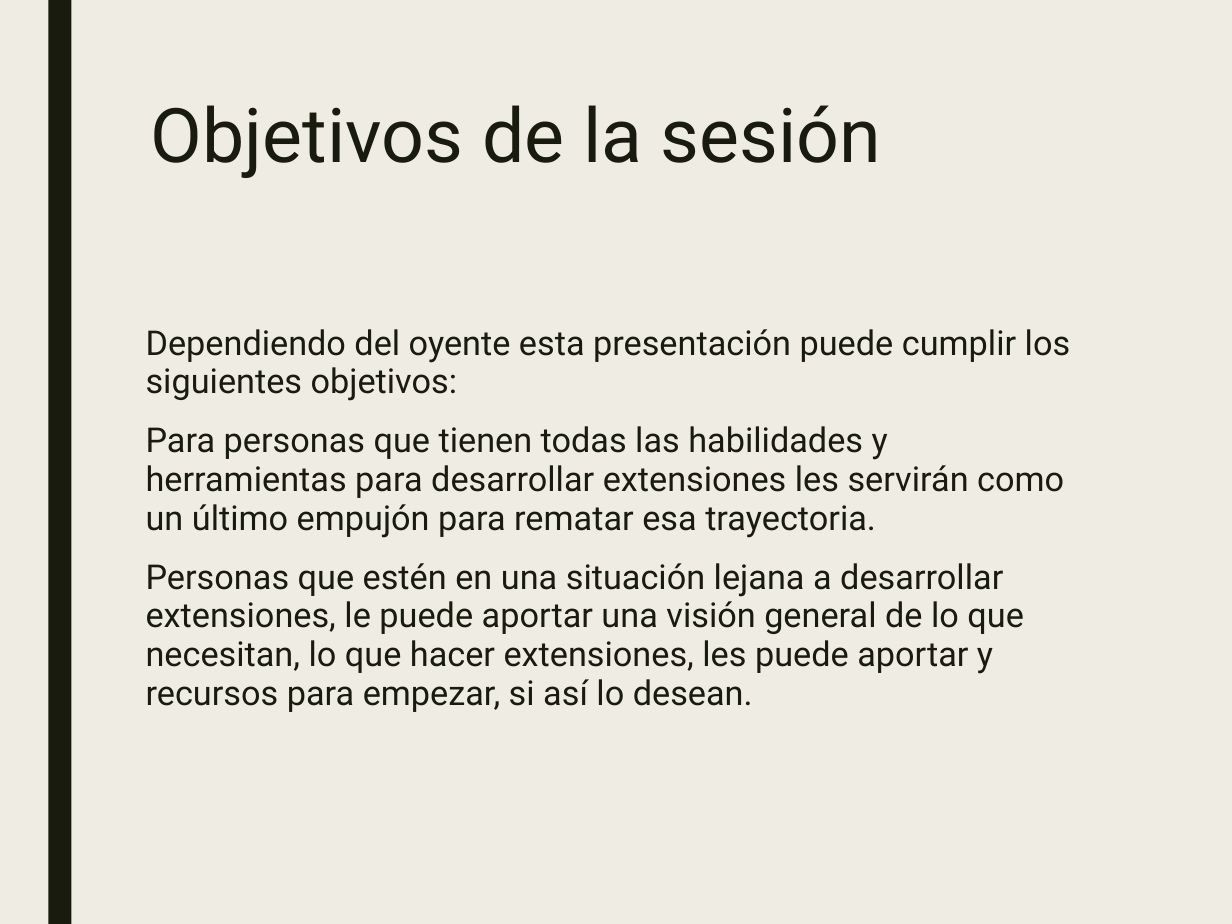
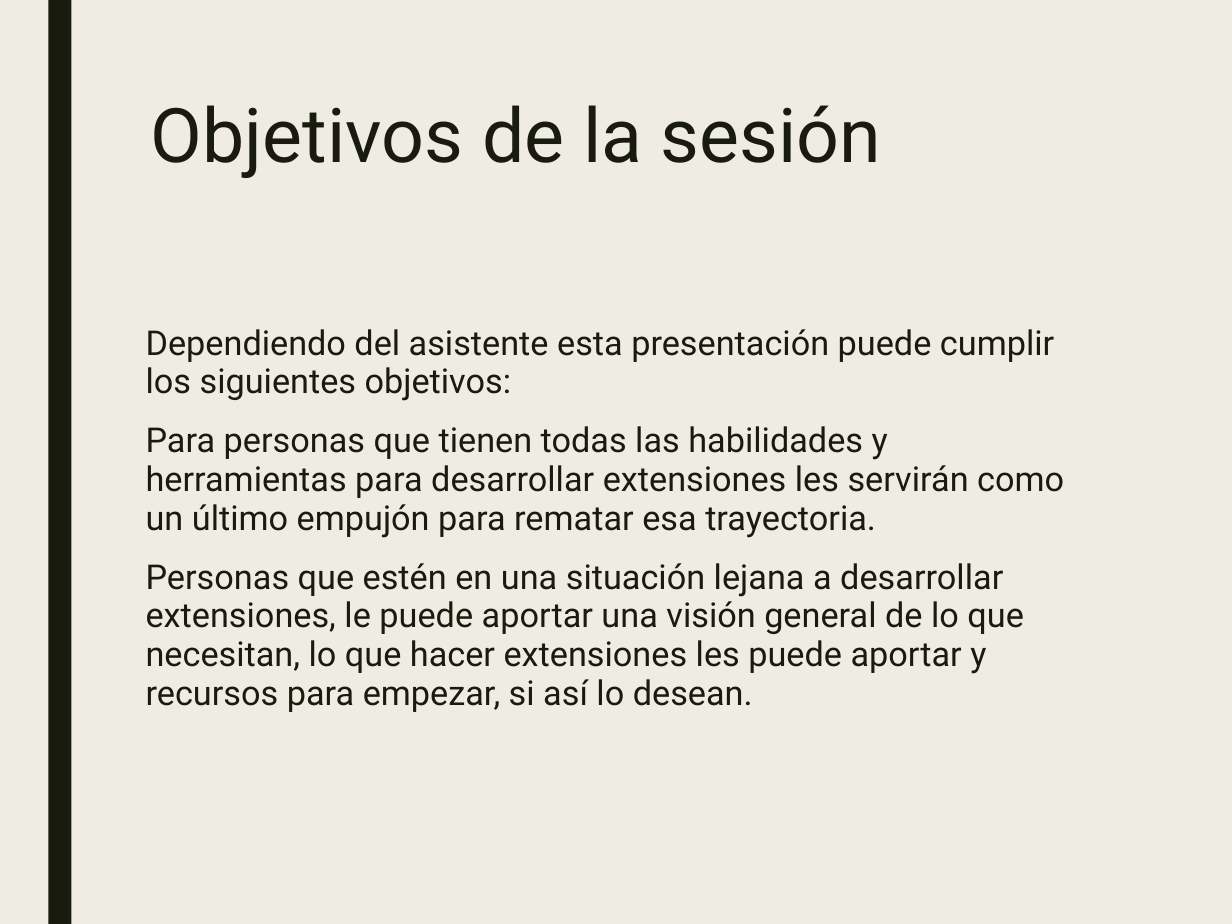
Before and after one commit to JalmarazMartn/dotnetrioja1, a slide deck: slide 4 of VSCODE Extensiones.ppt (slide 3 before the commit). Drawn at 1232x924 pixels with LibreOffice and Linux fonts; fonts in the diff are those of the drawing. Boxes give left, top, right and bottom in pixels: in the first picture for what was removed or moved away, otherwise in the second. Text is boxed around its words. In the diff, an @@ line names an element or a change of style, - is before the commit and + after.

Commit message:
Presentación

```diff
--- a/VSCODE Extensiones.ppt
+++ b/VSCODE Extensiones.ppt
@@ text at (x1=146, y1=329, x2=1054, y2=401): text changed @@
-Dependiendo del oyente esta presentación puede cumplir los siguientes objetivos:
+Dependiendo del asistente esta presentación puede cumplir los siguientes objetivos:
@@ text at (x1=146, y1=563, x2=1024, y2=712): text changed @@
-Personas que estén en una situación lejana a desarrollar extensiones, le puede aportar una visión general de lo que necesitan, lo que hacer extensiones, les puede aportar y recursos para empezar, si así lo desean.
+Personas que estén en una situación lejana a desarrollar extensiones, le puede aportar una visión general de lo que necesitan, lo que hacer extensiones les puede aportar y recursos para empezar, si así lo desean.
```
Also in this commit, not shown: 8 other slides changed, 1 slide added.
